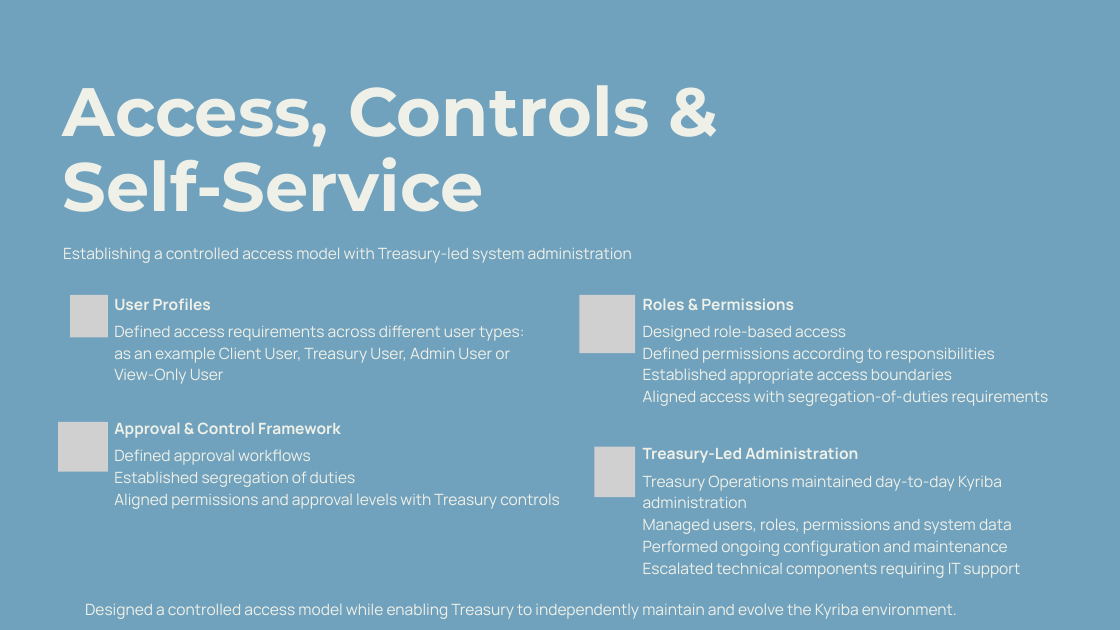
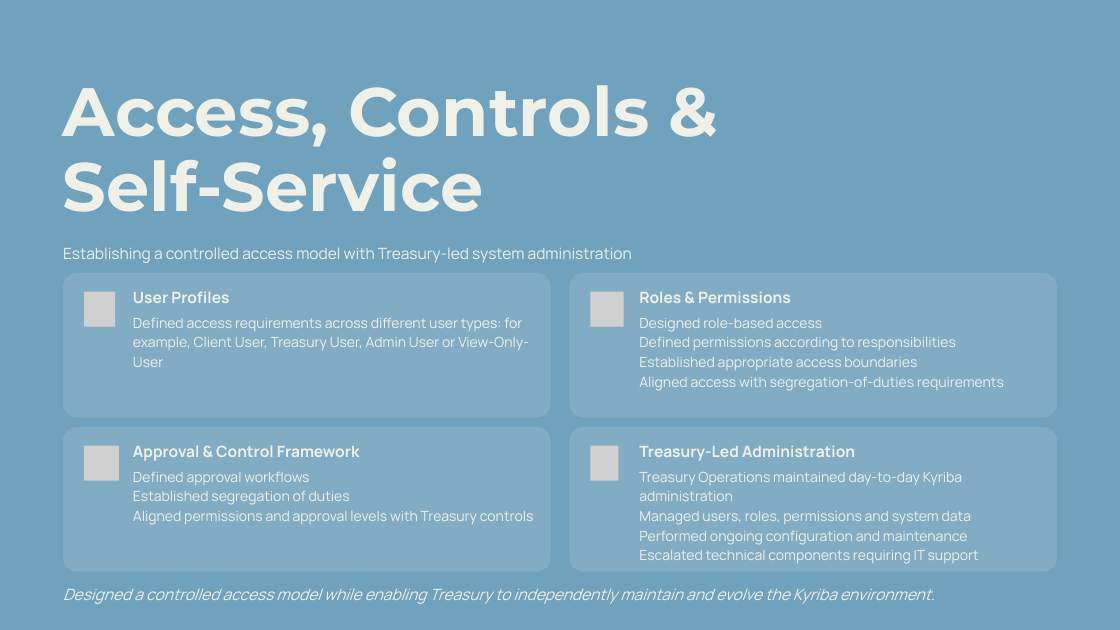
Before and after one commit to sgarciapuga/Work_Portfolio, a slide deck: slide 10 of docs/kyriba-transformation/presentation/kyriba-transformation.pptx. Drawn at 1120x630 pixels with LibreOffice and Linux fonts; fonts in the diff are those of the drawing; grey boxes stand for pictures. Boxes give left, top, right and bottom in pixels: in the first picture for what was removed or moved away, otherwise in the second. Text is boxed around its words. In the diff, an @@ line names an element or a change of style, - is before the commit and + after.

Commit message:
Added Case 2 to Kyriba Transformation

```diff
--- a/docs/kyriba-transformation/presentation/kyriba-transformation.pptx
+++ b/docs/kyriba-transformation/presentation/kyriba-transformation.pptx
@@ freeform shape added at <box>63,273,550,418</box>, fill #EFF1E8 at 15% opacity @@
@@ picture: place and size @@
-picture at <box>70,295,108,338</box>
+picture at <box>84,292,115,326</box>
@@ text "User Profiles": place and size @@
-text "User Profiles" at <box>114,298,211,310</box>
+text "User Profiles" at <box>133,291,229,303</box>
@@ freeform shape added at <box>570,273,1057,418</box>, fill #EFF1E8 at 15% opacity @@
@@ picture: place and size @@
-picture at <box>580,295,635,353</box>
+picture at <box>590,292,624,326</box>
@@ text "Roles & Permissions": place and size @@
-text "Roles & Permissions" at <box>643,298,794,310</box>
+text "Roles & Permissions" at <box>639,291,791,303</box>
@@ text at <box>133,318,529,367</box>: text changed; size 20 to 18 pt @@
-Defined access requirements across different user types: as an example Client User, Treasury User, Admin User or View-Only User
+Defined access requirements across different user types: for example, Client User, Treasury User, Admin User or View-Only-User
@@ size 20 to 18 pt; line spacing 28pt to 25.2pt in 3 elements at <box>133,472,534,525</box>, <box>639,472,979,564</box>, <box>639,318,1004,391</box> @@
@@ text "Designed role-based access": place and size @@
-text "Designed role-based access" at <box>643,326,1049,406</box>
+text "Designed role-based access" at <box>639,318,1004,391</box>
@@ freeform shape added at <box>63,427,550,571</box>, fill #EFF1E8 at 15% opacity @@
@@ picture: place and size @@
-picture at <box>58,422,108,472</box>
+picture at <box>84,446,119,480</box>
@@ text "Approval & Control Framework": place and size @@
-text "Approval & Control Framework" at <box>114,422,341,438</box>
+text "Approval & Control Framework" at <box>133,445,360,461</box>
@@ freeform shape added at <box>570,427,1057,571</box>, fill #EFF1E8 at 15% opacity @@
@@ picture: place and size @@
-picture at <box>594,447,635,497</box>
+picture at <box>590,446,618,480</box>
@@ text "Treasury-Led Administration": place and size @@
-text "Treasury-Led Administration" at <box>643,447,858,463</box>
+text "Treasury-Led Administration" at <box>639,445,855,461</box>
@@ text "Defined approval workflows": place and size @@
-text "Defined approval workflows" at <box>114,449,560,509</box>
+text "Defined approval workflows" at <box>133,472,534,525</box>
@@ text "Designed a controlled access model ...": place and size @@
-text "Designed a controlled access model ..." at <box>85,603,957,619</box>
+text "Designed a controlled access model ..." at <box>63,588,935,604</box>
@@ text "Designed a controlled access model ..." at <box>63,588,935,604</box>: italic on @@
```
Also in this commit, not shown: 18 other slides changed, 19 other files.
